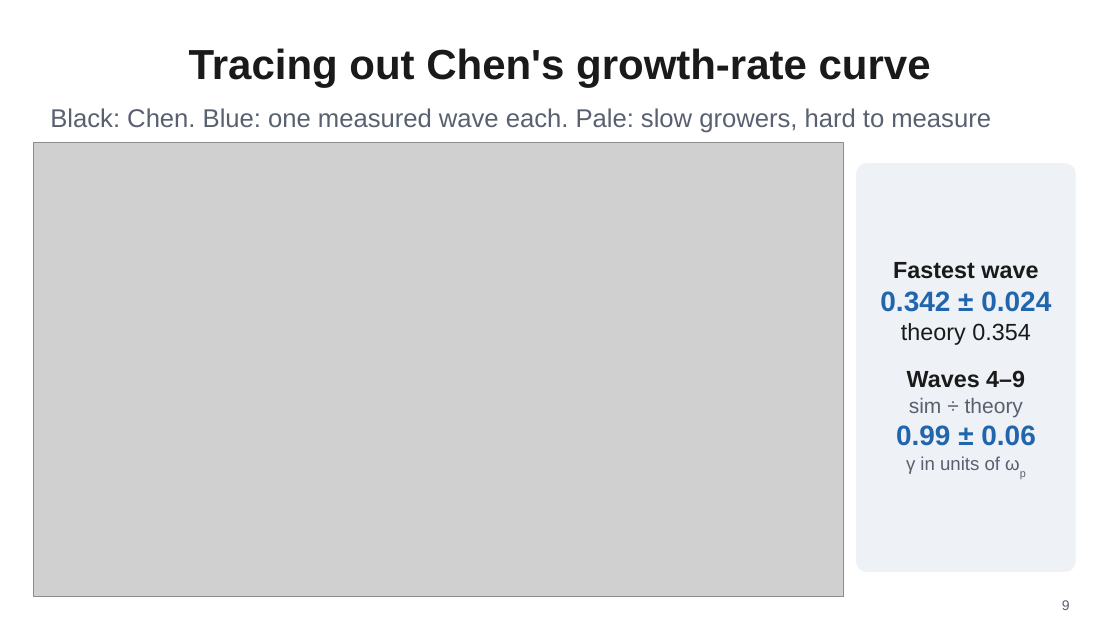
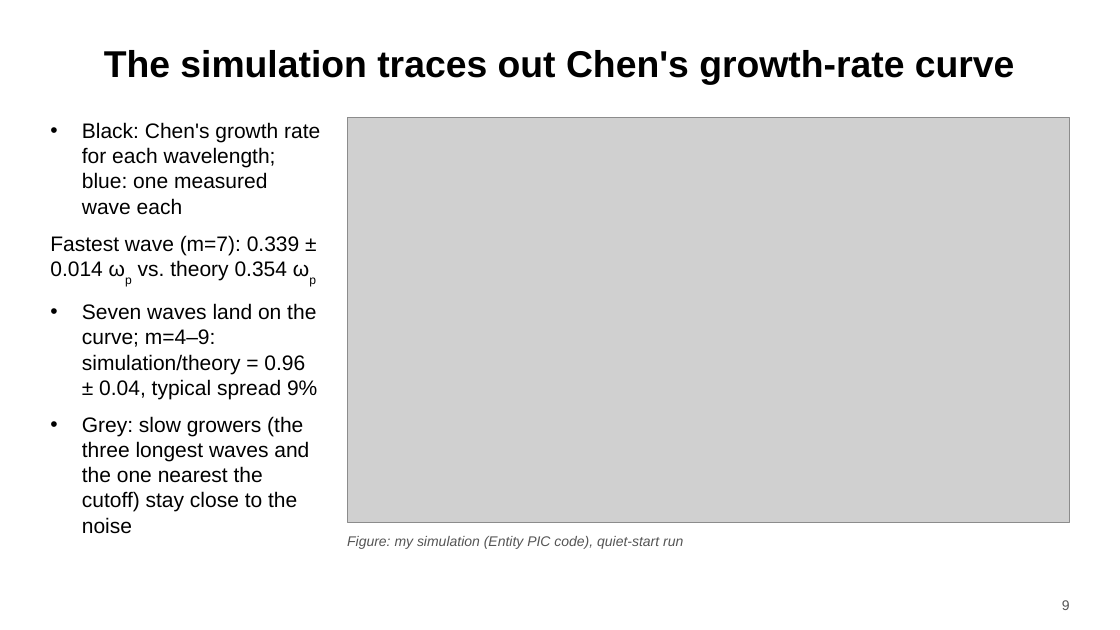
Before and after one commit to harry-wu-28/plasma, a slide deck: slide 9 of twostream/results/talk/twostream_talk.pptx. Drawn at 1120x630 pixels with LibreOffice and Linux fonts; fonts in the diff are those of the drawing; grey boxes stand for pictures. Boxes give left, top, right and bottom in pixels: in the first picture for what was removed or moved away, otherwise in the second. Text is boxed around its words. In the diff, an @@ line names an element or a change of style, - is before the commit and + after.

```diff
--- a/twostream/results/talk/twostream_talk.pptx
+++ b/twostream/results/talk/twostream_talk.pptx
@@ title at <box>104,50,1015,85</box>: text changed; size 36 to 32 pt; text colour #1A1A1A to #000000 @@
-Tracing out Chen's growth-rate curve
+The simulation traces out Chen's growth-rate curve
@@ text removed at <box>50,108,991,133</box> @@
-Black: Chen. Blue: one measured wave each. Pale: slow growers, hard to measure
@@ picture added at <box>347,118,1070,523</box> @@
@@ picture removed at <box>34,143,844,597</box> @@
@@ text added at <box>50,122,320,534</box>, 18 pt, text #000000 @@
+• Black: Chen's growth rate for each wavelength; blue: one measured wave each
+• Fastest wave (m=7): 0.339 ± 0.014 ωp vs. theory 0.354 ωp
+• Seven waves land on the curve; m=4–9: simulation/theory = 0.96 ± 0.04, typical spread 9%
+• Grey: slow growers (the three longest waves and the one nearest the cutoff) stay close to the noise
@@ rounded rectangle removed at <box>857,164,1075,571</box> @@
@@ text removed at <box>880,262,1051,474</box> @@
-Fastest wave
-0.342 ± 0.024
-theory 0.354
-Waves 4–9
-sim ÷ theory
-0.99 ± 0.06
-γ in units of ωp
@@ text added at <box>347,536,683,549</box>, 12 pt, text #555555, italic @@
+Figure: my simulation (Entity PIC code), quiet-start run
@@ page number at <box>1062,600,1070,610</box>: text colour #596070 to #555555 @@
```
Also in this commit, not shown: 17 other slides changed, 16 other files.
